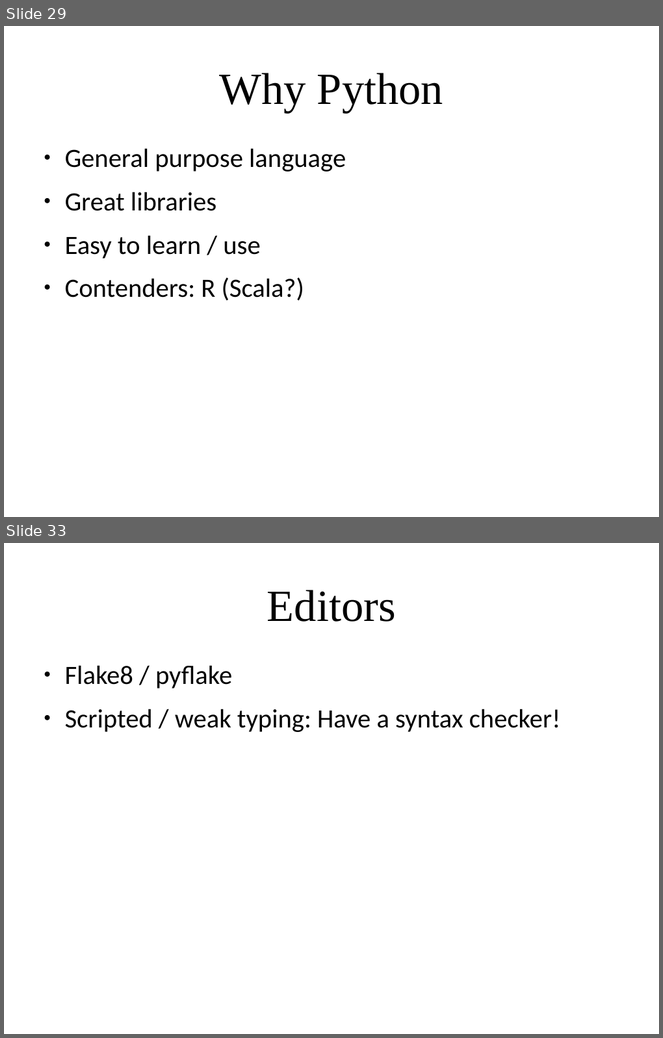
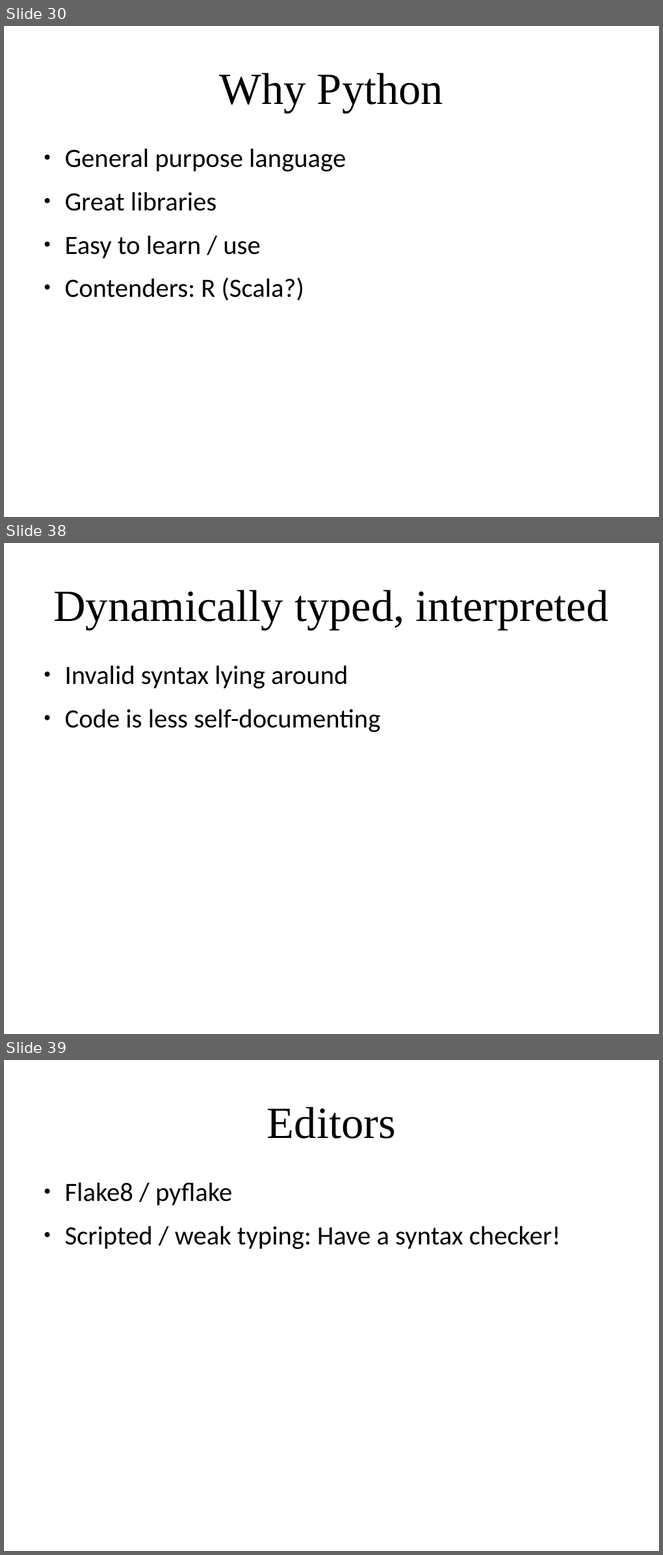
Before and after one commit to amueller/applied_ml_spring_2017, a slide deck: slides/aml-02-012317.odp. Shown one above the other, each under a label of ours: slides 29 and 33 before the commit, slides 30, 38 and 39 after it; the slides between them are not shown. The pictures are 663x1038 and 663x1555 pixels, drawn with LibreOffice and Linux fonts; fonts in the diff are those of the drawing. Boxes give left, top, right and bottom in pixels: in the first picture for what was removed or moved away, otherwise in the second. Text is boxed around its words. In the diff, an @@ line names an element or a change of style, - is before the commit and + after.

```diff
--- a/slides/aml-02-012317.odp
+++ b/slides/aml-02-012317.odp
@@ slide 38 added at <box>4,543,659,1034</box>, background #FFFFFF @@
@@ title added at <box>53,590,609,630</box>, 54 pt, text #000000 @@
+Dynamically typed, interpreted
@@ text added at <box>65,665,380,732</box>, 32 pt, text #000000 @@
+● Invalid syntax lying around
+● Code is less self-documenting
@@ what was slide 29 is now slide 30 @@
@@ what was slide 33 is now slide 39 @@
```
Also in this commit, not shown: 4 slides changed, 5 other slides added, 1 slide removed.
